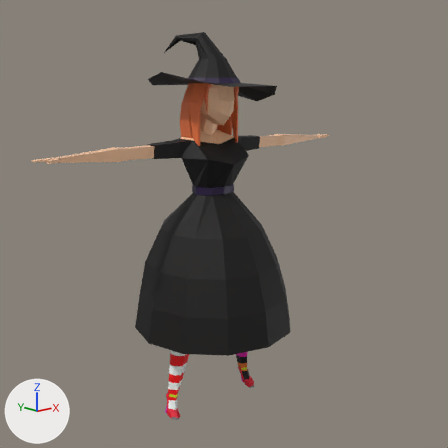
Before and after pictures for a commit that changed the Blender file Ryddelmyst_5.8/Content/Ryddelmyst_Assets/Meshes/witch_anims.blend.
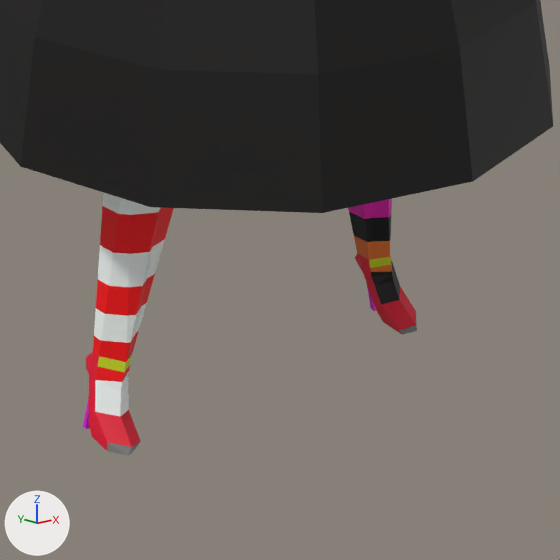
Each version is shown from the file's camera 'Camera', then close up on the part from 32% to 65% of the width and 67% to 100% of the height. The lights are fixed; the arrows at lower left show +X, +Y and +Z. The last two pictures show the newer version.

The first close-up shows 'Body'.
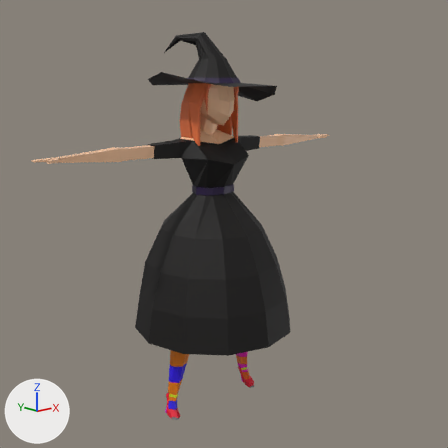
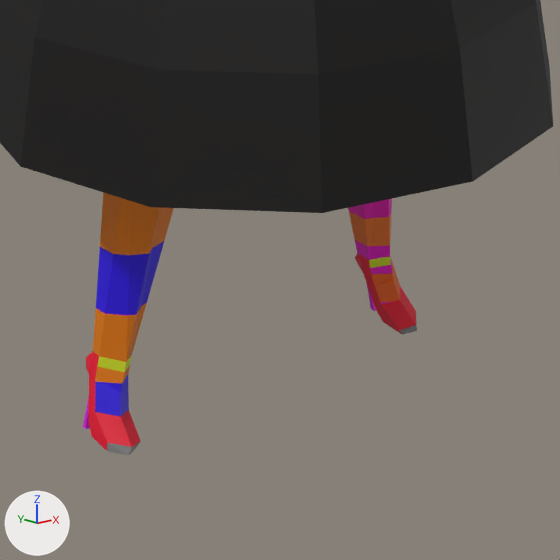
Patch to the scene script:
```diff
--- a/Ryddelmyst_5.8/Content/Ryddelmyst_Assets/Meshes/witch_anims.blend.py
+++ b/Ryddelmyst_5.8/Content/Ryddelmyst_Assets/Meshes/witch_anims.blend.py
@@ mat_left_stocking @@
 n9 = _N.new('ShaderNodeValToRGB'); n9.name = 'ColorRamp'
 n9.color_ramp.elements[0].position = 0.0; n9.color_ramp.elements[0].color = (0.77, 0.00342, 0.419, 1.0)
-_e = n9.color_ramp.elements.new(0.203); _e.color = (0.00471, 0.000222, 0.00344, 1.0)
-_e = n9.color_ramp.elements.new(0.489); _e.color = (0.77, 0.167, 0.0216, 1.0)
-_e = n9.color_ramp.elements.new(0.777); _e.color = (0.0, 0.0, 0.0, 1.0)
+_e = n9.color_ramp.elements.new(0.237); _e.color = (0.77, 0.107, 0.000591, 1.0)
+_e = n9.color_ramp.elements.new(0.472); _e.color = (0.77, 0.00179, 0.522, 1.0)
+_e = n9.color_ramp.elements.new(0.734); _e.color = (0.77, 0.167, 0.0216, 1.0)
+_e = n9.color_ramp.elements.new(1.0); _e.color = (0.0, 0.0, 0.0, 1.0)
 _e = n9.color_ramp.elements.new(1.0); _e.color = (1.0, 1.0, 1.0, 1.0)
@@ mat_right_stocking @@
 n9 = _N.new('ShaderNodeValToRGB'); n9.name = 'ColorRamp'
 while len(n9.color_ramp.elements) > 1: n9.color_ramp.elements.remove(n9.color_ramp.elements[-1])
-n9.color_ramp.elements[0].position = 0.0; n9.color_ramp.elements[0].color = (1.0, 0.000235, 0.00152, 1.0)
-_e = n9.color_ramp.elements.new(0.222); _e.color = (0.952, 1.0, 0.975, 1.0)
-_e = n9.color_ramp.elements.new(0.482); _e.color = (1.0, 0.000241, 0.0033, 1.0)
-_e = n9.color_ramp.elements.new(0.782); _e.color = (0.942, 1.0, 0.956, 1.0)
+n9.color_ramp.elements[0].position = 0.0; n9.color_ramp.elements[0].color = (0.77, 0.00342, 0.419, 1.0)
+_e = n9.color_ramp.elements.new(0.0); _e.color = (0.0275, 0.00468, 0.77, 1.0)
+_e = n9.color_ramp.elements.new(0.472); _e.color = (0.77, 0.194, 0.000271, 1.0)
+_e = n9.color_ramp.elements.new(1.0); _e.color = (0.77, 0.167, 0.0216, 1.0)
+_e = n9.color_ramp.elements.new(1.0); _e.color = (0.0, 0.0, 0.0, 1.0)
 _e = n9.color_ramp.elements.new(1.0); _e.color = (1.0, 1.0, 1.0, 1.0)
```

Pixel boxes (x1, y1, x2, y2) of what changed, in the close-ups (560 x 560 px):
'Body', recoloured
    both: (91, 190, 403, 420)
